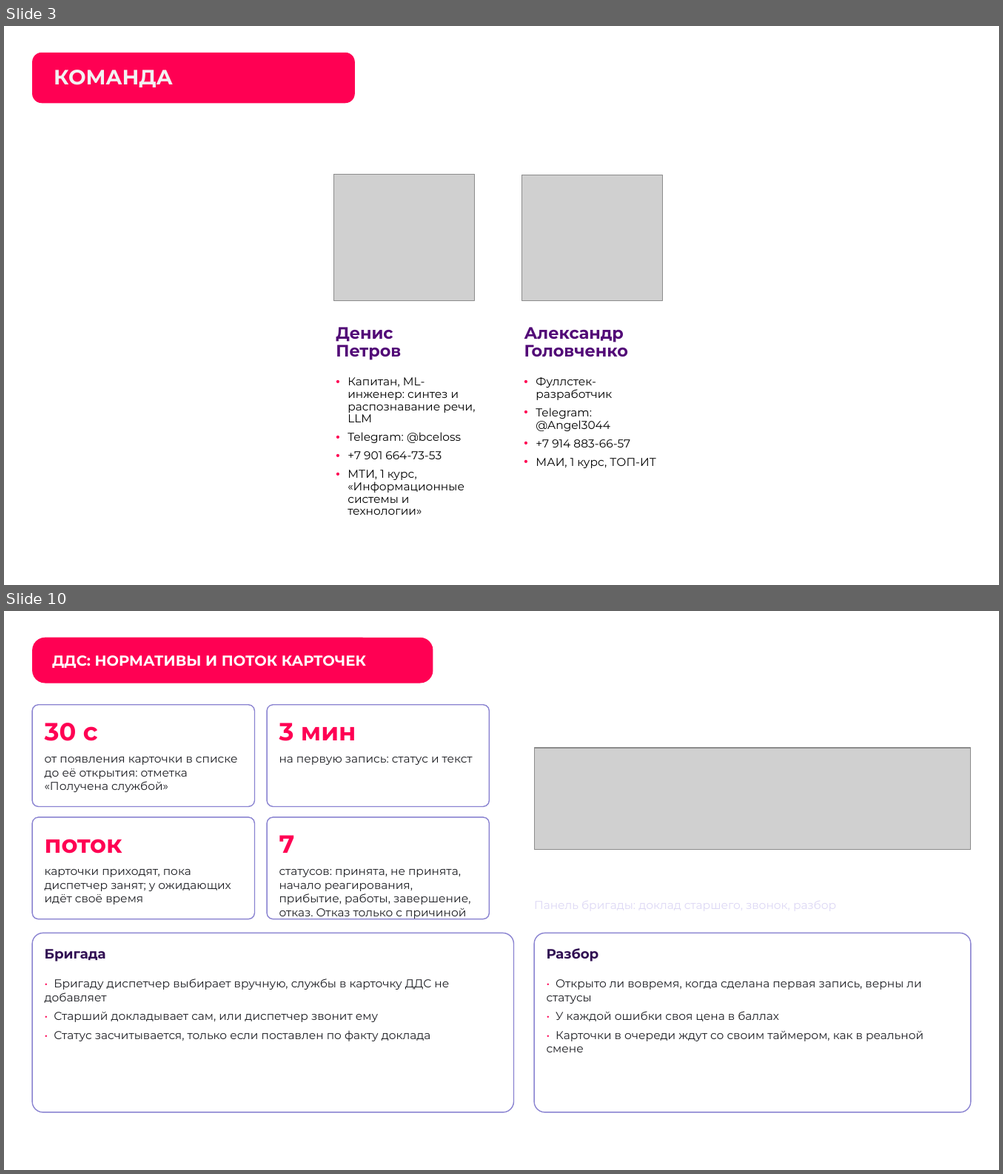
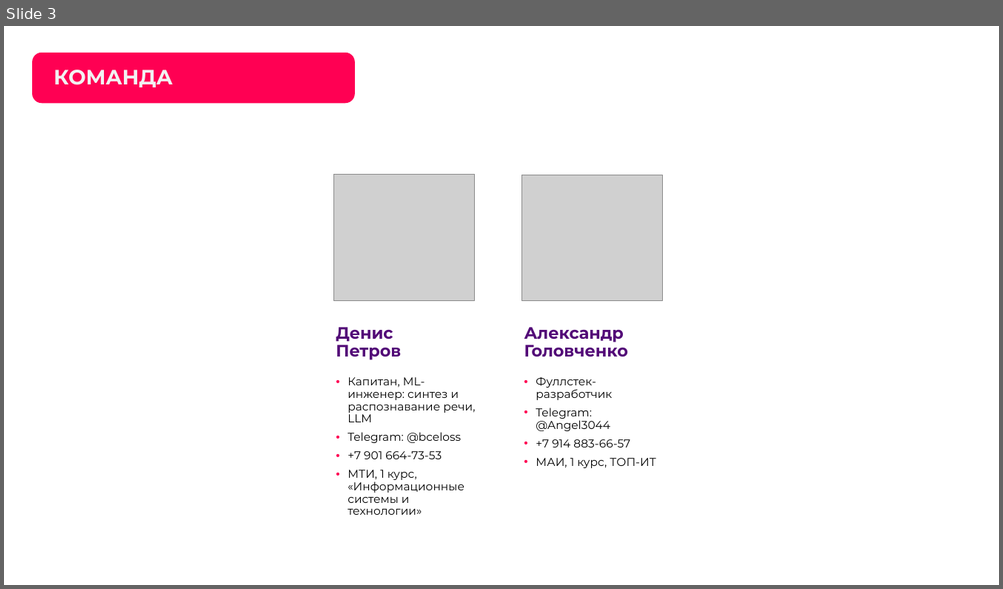
Before and after one commit to Den4ikAI/arm112-trainer, a slide deck: docs/презентация.pptx. Shown one above the other, each under a label of ours: slides 3 and 10 before the commit, slide 3 after it; the slides between them are not shown. The pictures are 1003x1174 and 1003x589 pixels, drawn with LibreOffice and Linux fonts; fonts in the diff are those of the drawing; grey boxes stand for pictures; background and template pictures are left out. Boxes give left, top, right and bottom in pixels: in the first picture for what was removed or moved away, otherwise in the second. Text is boxed around its words. In the diff, an @@ line names an element or a change of style, - is before the commit and + after.

```diff
--- a/docs/презентация.pptx
+++ b/docs/презентация.pptx
@@ slide 10 removed at bbox=[4, 611, 999, 1170], background picture (left out) @@
@@ rounded rectangle removed at bbox=[32, 637, 433, 683] @@
-ДДС: НОРМАТИВЫ И ПОТОК КАРТОЧЕК
@@ rounded rectangle removed at bbox=[32, 705, 255, 807] @@
@@ rounded rectangle removed at bbox=[267, 705, 489, 807] @@
@@ text removed at bbox=[45, 723, 98, 741] @@
-30 с
@@ text removed at bbox=[279, 723, 356, 741] @@
-3 мин
@@ text removed at bbox=[45, 757, 238, 792] @@
-от появления карточки в списке до её открытия: отметка «Получена службой»
@@ text removed at bbox=[279, 757, 472, 765] @@
-на первую запись: статус и текст
@@ picture removed at bbox=[534, 749, 970, 850] @@
@@ rounded rectangle removed at bbox=[32, 817, 255, 920] @@
@@ rounded rectangle removed at bbox=[267, 817, 489, 920] @@
@@ text removed at bbox=[45, 839, 122, 854] @@
-поток
@@ text removed at bbox=[279, 835, 295, 853] @@
-7
@@ text removed at bbox=[45, 869, 230, 905] @@
-карточки приходят, пока диспетчер занят; у ожидающих идёт своё время
@@ text removed at bbox=[279, 869, 470, 920] @@
-статусов: принята, не принята, начало реагирования, прибытие, работы, завершение, отказ. Отказ только с причиной
@@ text removed at bbox=[534, 895, 970, 920] @@
-Панель бригады: доклад старшего, звонок, разбор
@@ rounded rectangle removed at bbox=[32, 934, 514, 1113] @@
@@ rounded rectangle removed at bbox=[534, 934, 970, 1113] @@
@@ text removed at bbox=[45, 949, 106, 962] @@
-Бригада
@@ text removed at bbox=[546, 948, 599, 962] @@
-Разбор
@@ text removed at bbox=[45, 979, 449, 1042] @@
-• Бригаду диспетчер выбирает вручную, службы в карточку ДДС не добавляет
-• Старший докладывает сам, или диспетчер звонит ему
-• Статус засчитывается, только если поставлен по факту доклада
@@ text removed at bbox=[546, 980, 923, 1053] @@
-• Открыто ли вовремя, когда сделана первая запись, верны ли статусы
-• У каждой ошибки своя цена в баллах
-• Карточки в очереди ждут со своим таймером, как в реальной смене
```
Also in this commit, not shown: 5 slides changed, 11 slides added, 20 other slides removed, 14 other files.
